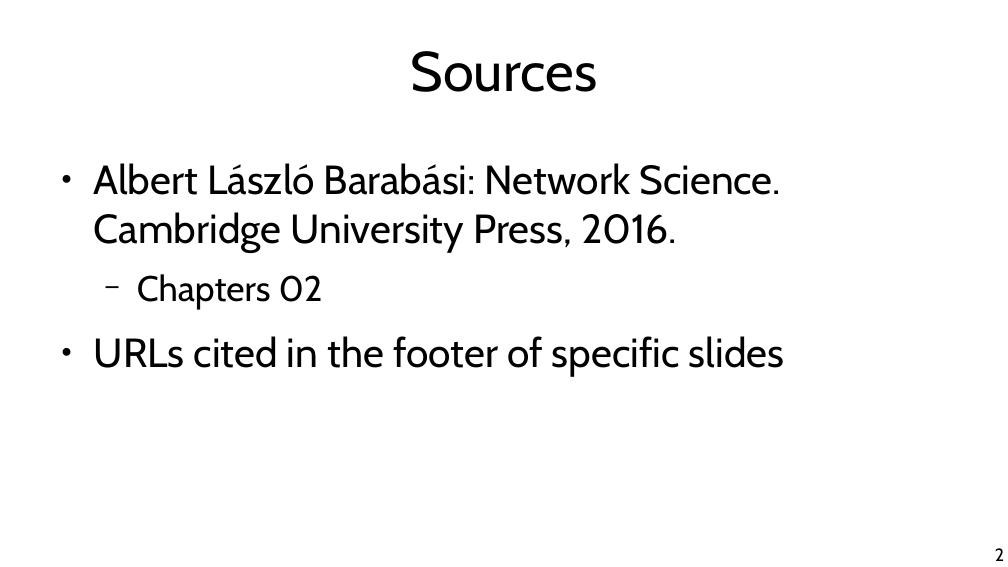
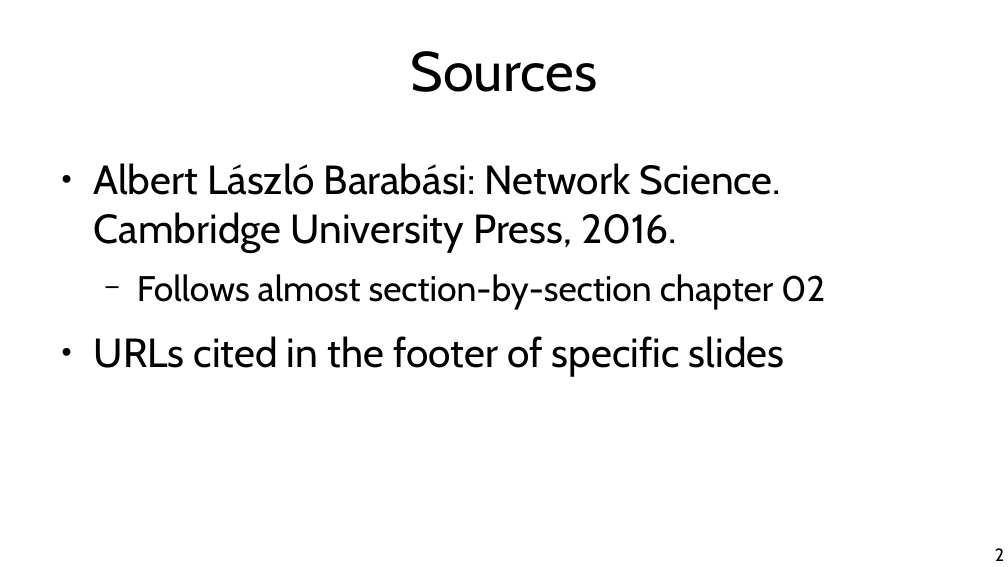
Before and after one commit to chatox/networks-science-course, a slide deck: slide 2 of theory/tt02_graph_theory_basics.odp. Drawn at 1008x567 pixels with LibreOffice and Linux fonts; fonts in the diff are those of the drawing. Boxes give left, top, right and bottom in pixels: in the first picture for what was removed or moved away, otherwise in the second. Text is boxed around its words. In the diff, an @@ line names an element or a change of style, - is before the commit and + after.

```diff
--- a/theory/tt02_graph_theory_basics.odp
+++ b/theory/tt02_graph_theory_basics.odp
@@ text at bbox=[137, 274, 825, 309]: text changed @@
-  − Chapters 02
+  − Follows almost section-by-section chapter 02
```
Also in this commit, not shown: 34 slides added.
